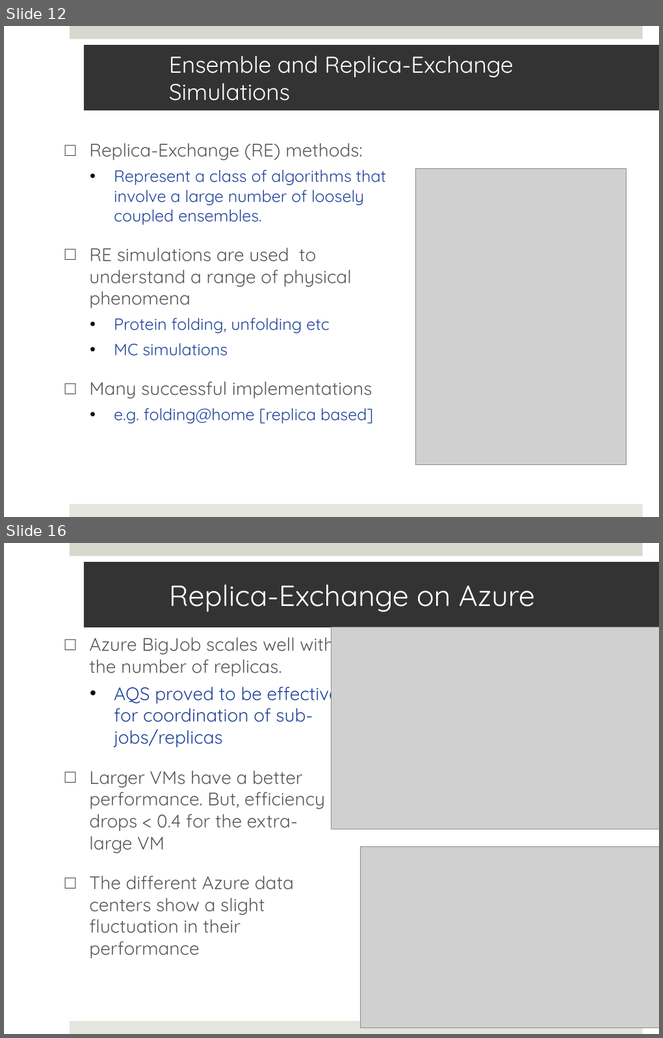
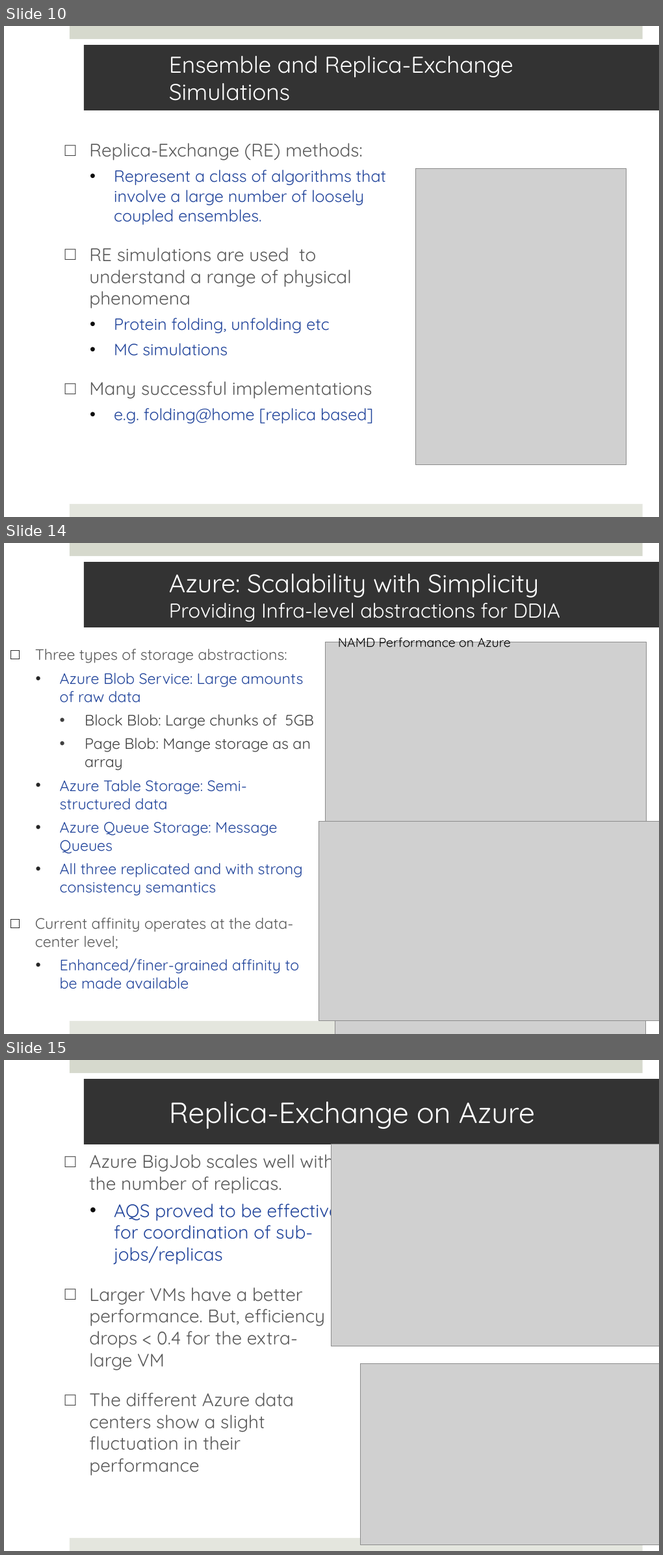
Before and after one commit to saga-project/saga-cpp-legacy-projects, a slide deck: papers/cloudcom10/presentation/saga-azure-cloudcom10.pptx. Shown one above the other, each under a label of ours: slides 12 and 16 before the commit, slides 10, 14 and 15 after it; the slides between them are not shown. The pictures are 663x1038 and 663x1555 pixels, drawn with LibreOffice and Linux fonts; fonts in the diff are those of the drawing; grey boxes stand for pictures. Boxes give left, top, right and bottom in pixels: in the first picture for what was removed or moved away, otherwise in the second. Text is boxed around its words. In the diff, an @@ line names an element or a change of style, - is before the commit and + after.

```diff
--- a/papers/cloudcom10/presentation/saga-azure-cloudcom10.pptx
+++ b/papers/cloudcom10/presentation/saga-azure-cloudcom10.pptx
@@ slide 14 added at bbox=[4, 543, 659, 1034], background #FFFFFF; not listed: 2 template elements that a slide beside it also shows @@
@@ title added at bbox=[84, 562, 659, 627], fill #333333, 22.2 pt, text #FFFFFF @@
+Azure: Scalability with Simplicity
+Providing Infra-level abstractions for DDIA
@@ text added at bbox=[338, 633, 511, 647], 14 pt, text #000000 @@
+NAMD Performance on Azure
@@ text added at bbox=[35, 649, 314, 990], 16.6 pt, text #21449B @@
+□ Three types of storage abstractions:
+  • Azure Blob Service: Large amounts of raw data
+    • Block Blob: Large chunks of 5GB
+    • Page Blob: Mange storage as an array
+  • Azure Table Storage: Semi-structured data
+  • Azure Queue Storage: Message Queues
+  • All three replicated and with strong consistency semantics
+□ Current affinity operates at the data-center level;
+  • Enhanced/finer-grained affinity to be made available
@@ picture added at bbox=[325, 642, 646, 837] @@
@@ picture added at bbox=[336, 768, 646, 1034] @@
@@ picture added at bbox=[319, 821, 659, 1021] @@
@@ what was slide 12 is now slide 10 @@
@@ what was slide 16 is now slide 15 @@
```
Also in this commit, not shown: 4 slides changed, 3 other slides added, 5 slides removed.
